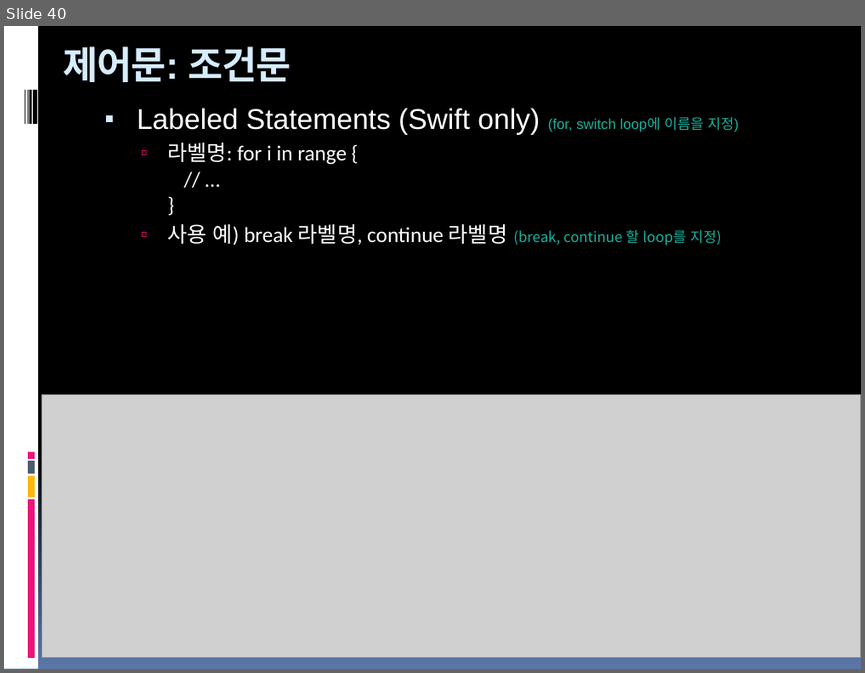
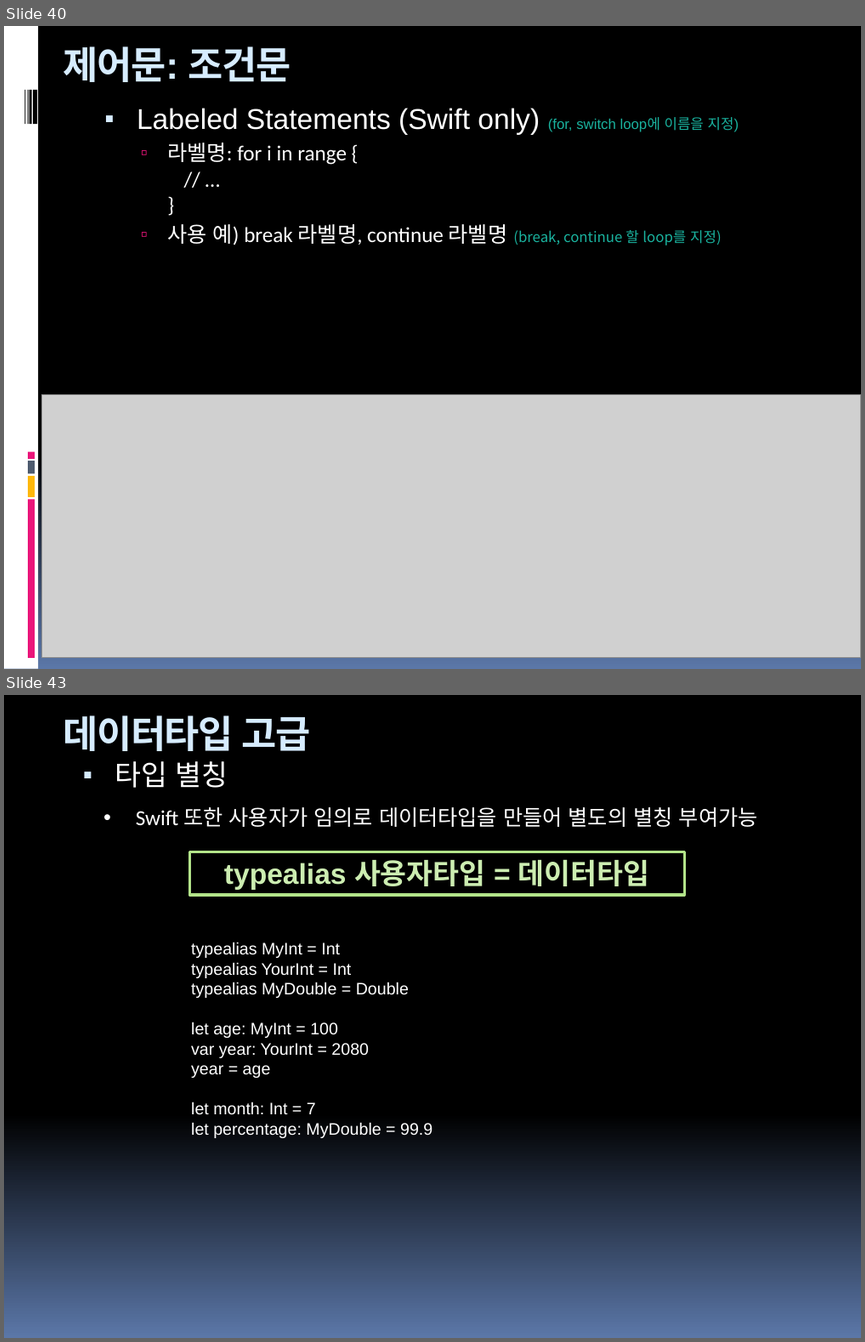
Before and after one commit to hounga13/helloSwift, a slide deck: Swift세미나자료.pptx. Shown one above the other, each under a label of ours: slide 40 before the commit, slides 40 and 43 after it; the slides between them are not shown. The pictures are 865x673 and 865x1342 pixels, drawn with LibreOffice and Linux fonts; fonts in the diff are those of the drawing; grey boxes stand for pictures. Boxes give left, top, right and bottom in pixels: in the first picture for what was removed or moved away, otherwise in the second. Text is boxed around its words. In the diff, an @@ line names an element or a change of style, - is before the commit and + after.

Commit message:
7장데이터형고급

```diff
--- a/Swift세미나자료.pptx
+++ b/Swift세미나자료.pptx
@@ slide 43 added at (4,695,861,1338), background gradient #000000 to #5B77A8 @@
@@ text added at (63,715,311,751), 32 pt, text #D6ECFF, bold @@
+데이터타입 고급
@@ text added at (115,761,228,788), 24 pt, text #FFFFFF @@
+▪ 타입 별칭
@@ text added at (136,807,758,827), 18 pt, text #FFFFFF @@
+• Swift 또한 사용자가 임의로 데이터타입을 만들어 별도의 별칭 부여가능
@@ rectangle added at (190,851,684,895), outline #B2E389 2.25 pt, 24 pt, text #CCEDB1, bold @@
+typealias 사용자타입 = 데이터타입
@@ text added at (191,941,432,1138), 14 pt, text #FFFFFF @@
+typealias MyInt = Int
+typealias YourInt = Int
+typealias MyDouble = Double
+let age: MyInt = 100
+var year: YourInt = 2080
+year = age
+let month: Int = 7
+let percentage: MyDouble = 99.9
```
Also in this commit, not shown: 4 other slides added.
